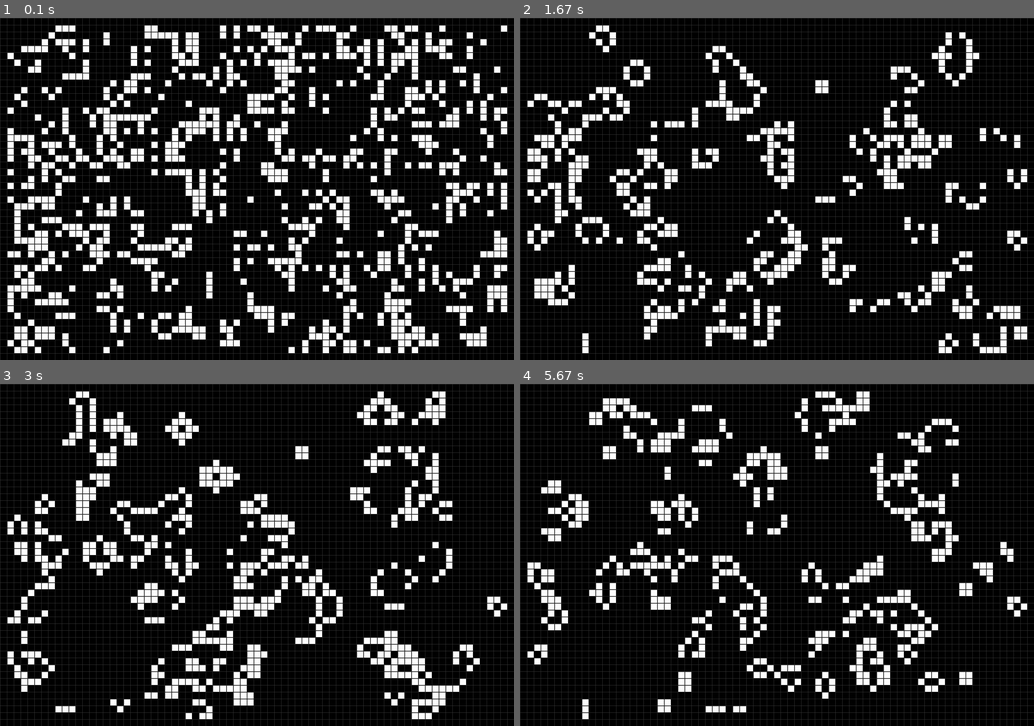
Above: before the commit, frames 1-4 (two rows, left to right).
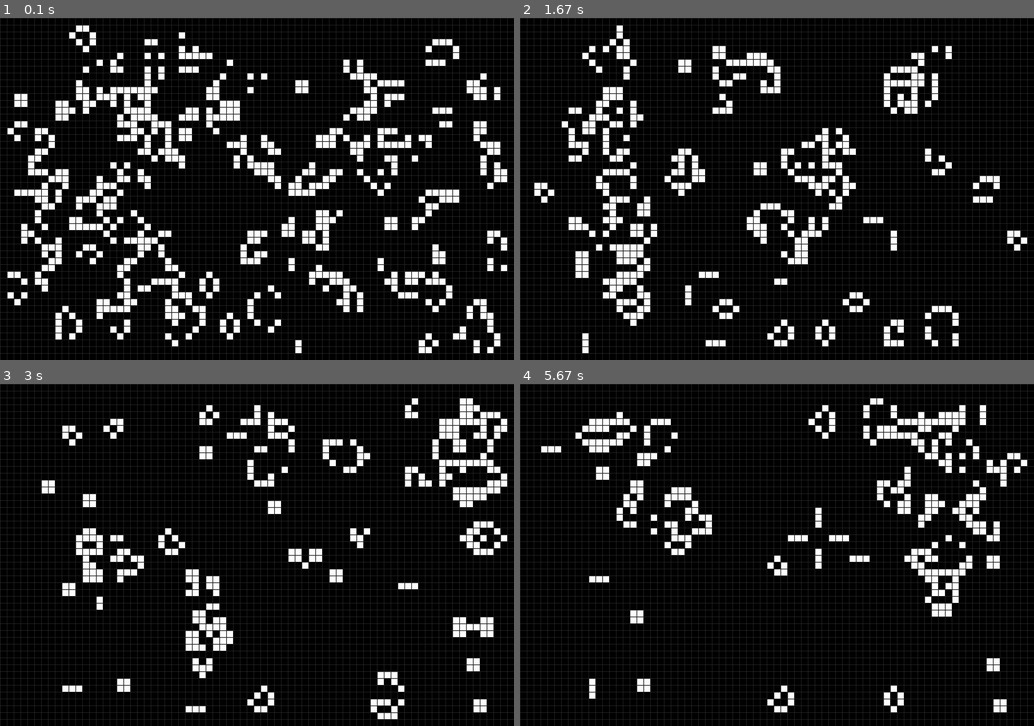
Above: after the commit, the same moments.

Repository: DapperPixelguy/College-Projects
Game: pygame game, started from misc/game-of-life.py
The game is run twice, just before and just after one commit, with the same random seed, the same clock (stepped at 60 frames per second) and the same inputs.
Inputs (mouse positions are in pixels of both pictures, inside the frame that each line leads up to):
- Up to frame 1 (0.1 s): no input
- Up to frame 2 (1.67 s): click (777, 189) at 0.38 s; tap Enter at 0.67 s; click (617, 271) at 1.05 s
- Up to frame 3 (3 s): click (71, 544) at 1.88 s; click (185, 483) at 2.55 s
- Up to frame 4 (5.67 s): click (962, 527) at 3.38 s; click (890, 472) at 4.28 s; click (699, 654) at 4.95 s

The runs differ from the first frame. In frame 1, 27% of the frame differs, in the area x 1-99%, y 2-98%; in frame 2, 18%; in frame 3, 18%; in frame 4, 16%.

Commit message:
added pandas cars task

Diff:
--- a/misc/game-of-life.py
+++ b/misc/game-of-life.py
@@ -5,7 +5,7 @@
 resolution = WIDTH, HEIGHT = 1500, 1000
 cell = 20
 W, H = WIDTH // cell, HEIGHT // cell
-FPS = 10
+FPS = 15
 
 pygame.init()
 window = pygame.display.set_mode(resolution, pygame.SRCALPHA)
@@ -15,7 +15,7 @@
 current = [[randint(0, 1) for i in range (W)] for j in range(H)]
 
 active = True
-
+gameloop = True # Add a way to toggle this
 
 def check_cell(current, x, y):
     c = 0
@@ -29,18 +29,14 @@
     return c
 
 
-while active:
-
-    window.fill(color=(0, 0, 0))
-    for event in pygame.event.get():
-        if event.type == pygame.QUIT:
-            exit()
-
+def update_board():
+    global current
+    global next
     [pygame.draw.line(window, (55, 55, 55), (x, 0), (x, HEIGHT)) for x in range(0, WIDTH, cell)]
     [pygame.draw.line(window, (55, 55, 55), (0, y), (WIDTH, y)) for y in range(0, HEIGHT, cell)]
 
-    for x in range(1, W-1):
-        for y in range(1, H-1):
+    for x in range(1, W - 1):
+        for y in range(1, H - 1):
             neighbors = check_cell(current, x, y)
 
             if current[y][x] == 1:
@@ -54,10 +50,39 @@
 
     current = [row[:] for row in next]
 
-    for x in range(1, W-1):
-        for y in range(1, H-1):
+    for x in range(1, W - 1):
+        for y in range(1, H - 1):
             if current[y][x]:
-                pygame.draw.rect(window, (255,255,255), (x*cell + 2, y*cell + 2, cell - 2, cell - 2))
+                pygame.draw.rect(window, (255, 255, 255), (x * cell + 2, y * cell + 2, cell - 2, cell - 2))
+
+    print(current)
 
     pygame.display.flip()
-    clock.tick(FPS)
+while active:
+
+    window.fill(color=(0, 0, 0))
+    for event in pygame.event.get():
+        if event.type == pygame.QUIT:
+            exit()
+        elif event.type == pygame.MOUSEBUTTONDOWN:  # Check for mouse click
+            mouse_x, mouse_y = pygame.mouse.get_pos()
+            grid_x, grid_y = mouse_x // cell, mouse_y // cell
+            if 0 <= grid_x < W and 0 <= grid_y < H:
+                # Toggle the cell state (alive <-> dead)
+                current[grid_y][grid_x] = 1 - current[grid_y][grid_x]
+                [pygame.draw.line(window, (55, 55, 55), (x, 0), (x, HEIGHT)) for x in range(0, WIDTH, cell)]
+                [pygame.draw.line(window, (55, 55, 55), (0, y), (WIDTH, y)) for y in range(0, HEIGHT, cell)]
+
+                for x in range(1, W - 1):
+                    for y in range(1, H - 1):
+                        if current[y][x]:
+                            pygame.draw.rect(window, (255, 255, 255), (x * cell + 2, y * cell + 2, cell - 2, cell - 2))
+
+                pygame.display.flip()
+
+        elif event.type == pygame.KEYDOWN:
+            update_board()
+
+
+    if gameloop:
+        update_board()
